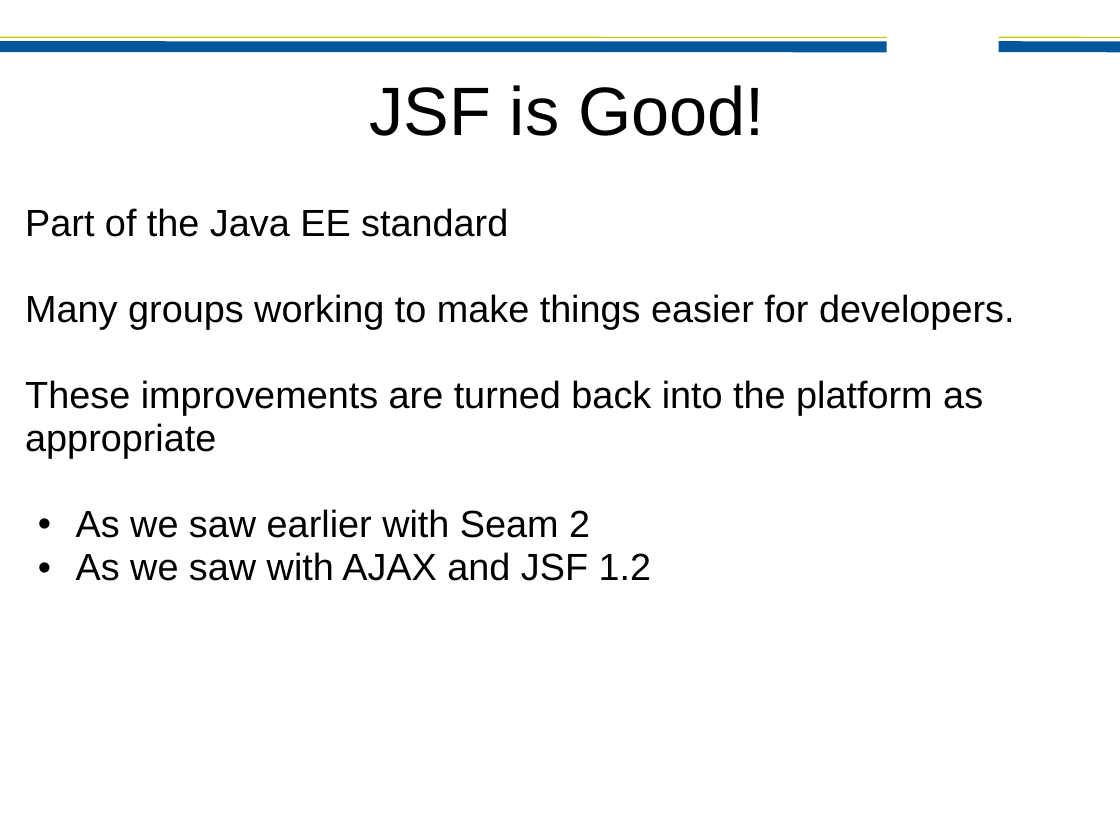
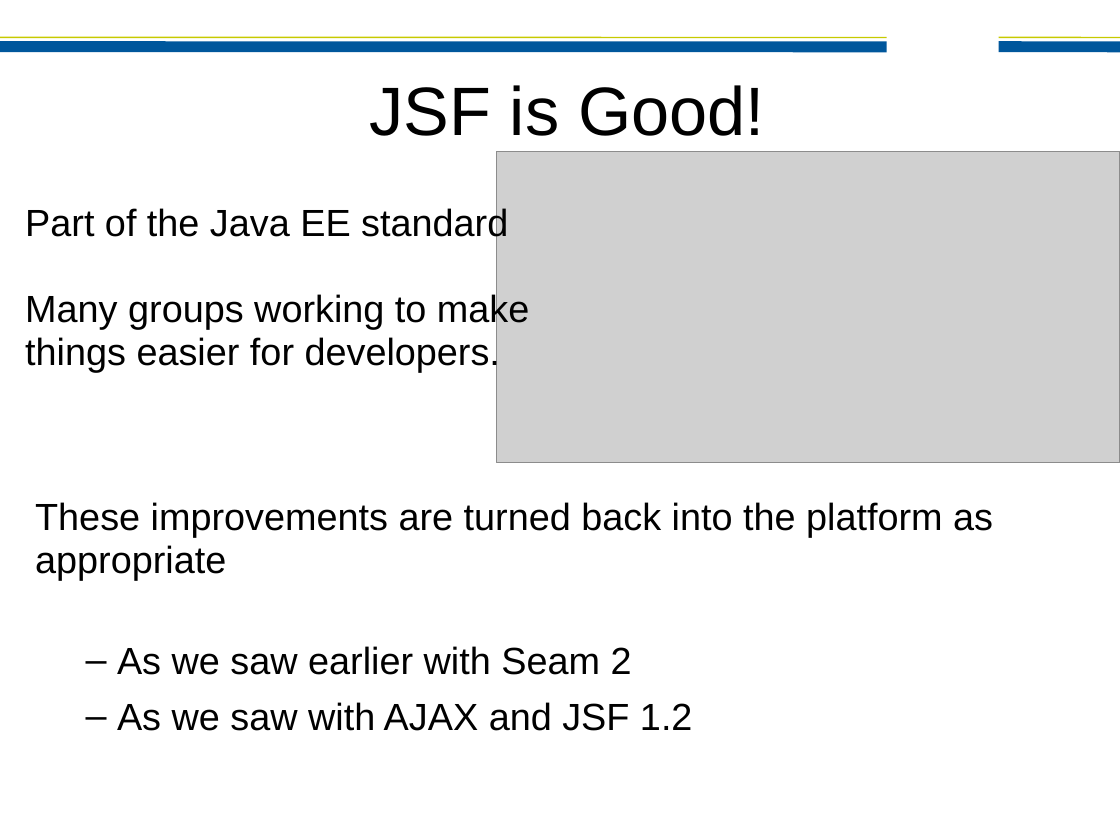
Before and after one commit to bleathem/talks, a slide deck: slide 11 of JAXConf 2011.odp. Drawn at 1120x840 pixels with LibreOffice and Linux fonts; fonts in the diff are those of the drawing; grey boxes stand for pictures; background and template pictures are left out. Boxes give left, top, right and bottom in pixels: in the first picture for what was removed or moved away, otherwise in the second. Text is boxed around its words. In the diff, an @@ line names an element or a change of style, - is before the commit and + after.

```diff
--- a/JAXConf 2011.odp
+++ b/JAXConf 2011.odp
@@ picture added at bbox=[496, 151, 1120, 463] @@
@@ text at bbox=[25, 208, 1014, 329]: paragraphs removed @@
-Part of the Java EE standard
-Many groups working to make things easier for developers.
@@ text added at bbox=[25, 206, 529, 372], 27 pt, text #000000 @@
+Part of the Java EE standard
+Many groups working to make things easier for developers.
@@ text "These improvements are turned back ...": place and size @@
-text "These improvements are turned back ..." at bbox=[25, 208, 1014, 581]
+text "These improvements are turned back ..." at bbox=[35, 502, 993, 731]
@@ text at bbox=[117, 646, 693, 731]: bullet • to –; line spacing 0.95 to 1; more space between paragraphs @@
```
Also in this commit, not shown: 42 other slides changed, 3 slides added.
